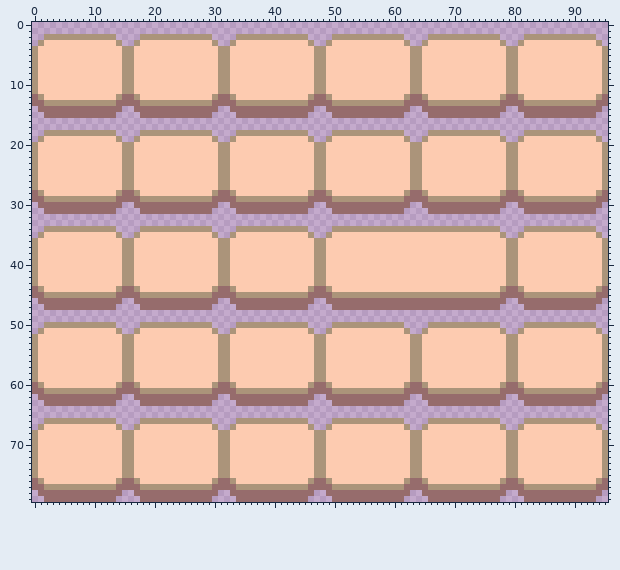
Edited in one commit: pixel-art file (assets/keys.aseprite). The picture above was drawn from the file before the commit.
96x80 pixels, 1 frame.
After the commit:
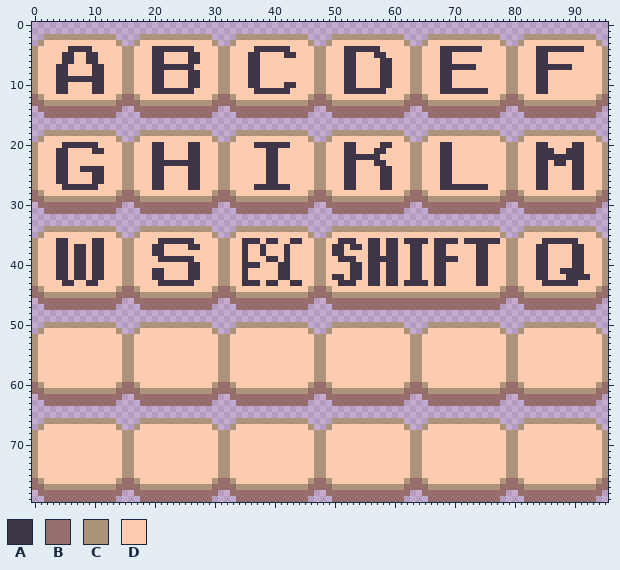
Palette (. is transparent): A #3e3546  B #966c6c  C #ab947a  D #fdcbb0
Change:
layer "Keys" now shown
Layer "Keys":
Colour D becomes colour A in row 4 at x 6 to 9, 20 to 26, 37 to 42, 52 to 57, 68 to 74 and 84 to 91; in row 5 at x 5 to 6, 9 to 10, 20 to 21, 26 to 27, 36 to 37, 42 to 43, 52 to 53, 57 to 58, 68 to 69 and 84 to 85; in row 6 at x 5 to 6, 9 to 10, 20 to 21, 26 to 27, 36 to 37, 52 to 53, 58 to 59, 68 to 69 and 84 to 85; in row 7 at x 4 to 5, 10 to 11, 20 to 26, 36 to 37, 52 to 53, 58 to 59, 68 to 73 and 84 to 89; in row 8 at x 4 to 5, 10 to 11, 20 to 21, 26 to 27, 36 to 37, 52 to 53, 58 to 59, 68 to 69 and 84 to 85; in row 9 at x 4 to 11, 20 to 21, 26 to 27, 36 to 37, 52 to 53, 58 to 59, 68 to 69 and 84 to 85.
Colour D becomes colour A in row 10 at x 4 to 5, 10 to 11, 20 to 21, 26 to 27, 36 to 37, 42 to 43, 52 to 53, 58 to 59, 68 to 69 and 84 to 85; in row 11 at x 4 to 5, 10 to 11, 20 to 26, 37 to 42, 52 to 58, 68 to 75 and 84 to 85; in row 20 at x 5 to 10, 20 to 21, 26 to 27, 37 to 42, 52 to 53, 58 to 59, 68 to 69, 84 to 85 and 90 to 91; in row 21 at x 4 to 5, 10 to 11, 20 to 21, 26 to 27, 39 to 40, 52 to 53, 57 to 58, 68 to 69, 84 to 86 and 89 to 91; in row 22 at x 4 to 5, 20 to 21, 26 to 27, 39 to 40, 52 to 57, 68 to 69 and 84 to 91; in row 23 at x 4 to 5, 20 to 27, 39 to 40, 52 to 53, 57 to 58, 68 to 69, 84 to 85, 87 to 88 and 90 to 91.
Colour D becomes colour A in row 24 at x 4 to 5, 8 to 11, 20 to 21, 26 to 27, 39 to 40, 52 to 53, 58 to 59, 68 to 69, 84 to 85 and 90 to 91; in rows 25 to 26 at x 4 to 5, 10 to 11, 20 to 21, 26 to 27, 39 to 40, 52 to 53, 58 to 59, 68 to 69, 84 to 85 and 90 to 91; in row 27 at x 5 to 10, 20 to 21, 26 to 27, 37 to 42, 52 to 53, 58 to 59, 68 to 75, 84 to 85 and 90 to 91; in row 36 at x 4 to 5, 10 to 11, 21 to 26, 35 to 37, 39 to 40, 43 to 44, 51 to 53, 56 to 57, 59 to 60, 62 to 65, 67 to 70, 72 to 77 and 85 to 90; in row 37 at x 4 to 5, 7 to 8, 10 to 11, 20 to 21, 26 to 27, 35, 38, 42, 50 to 51, 53 to 54, 56 to 57, 59 to 60, 63 to 64, 67 to 68, 74 to 75, 84 to 85 and 90 to 91; in row 38 at x 4 to 5, 7 to 8, 10 to 11, 20 to 21, 35, 38, 42, 50 to 51, 56 to 57, 59 to 60, 63 to 64, 67 to 68, 74 to 75, 84 to 85 and 90 to 91.
Colour D becomes colour A in row 39 at x 4 to 5, 7 to 8, 10 to 11, 21 to 26, 35, 39 to 40, 42, 51 to 53, 56 to 60, 63 to 64, 67 to 70, 74 to 75, 84 to 85 and 90 to 91; in row 40 at x 4 to 5, 7 to 8, 10 to 11, 26 to 27, 35 to 37, 41 to 42, 53 to 54, 56 to 57, 59 to 60, 63 to 64, 67 to 68, 74 to 75, 84 to 85 and 90 to 91; in row 41 at x 4 to 5, 7 to 8, 10 to 11, 20 to 21, 26 to 27, 35, 41 to 42, 53 to 54, 56 to 57, 59 to 60, 63 to 64, 67 to 68, 74 to 75, 84 to 85 and 88 to 91; in row 42 at x 4 to 5, 7 to 8, 10 to 11, 20 to 21, 26 to 27, 35, 41 to 42, 50 to 51, 53 to 54, 56 to 57, 59 to 60, 63 to 64, 67 to 68, 74 to 75, 84 to 85 and 89 to 92; in row 43 at x 5 to 6, 9 to 10, 21 to 26, 35 to 37, 39 to 40, 43 to 44, 51 to 53, 56 to 57, 59 to 60, 62 to 65, 67 to 68, 74 to 75 and 85 to 90.
